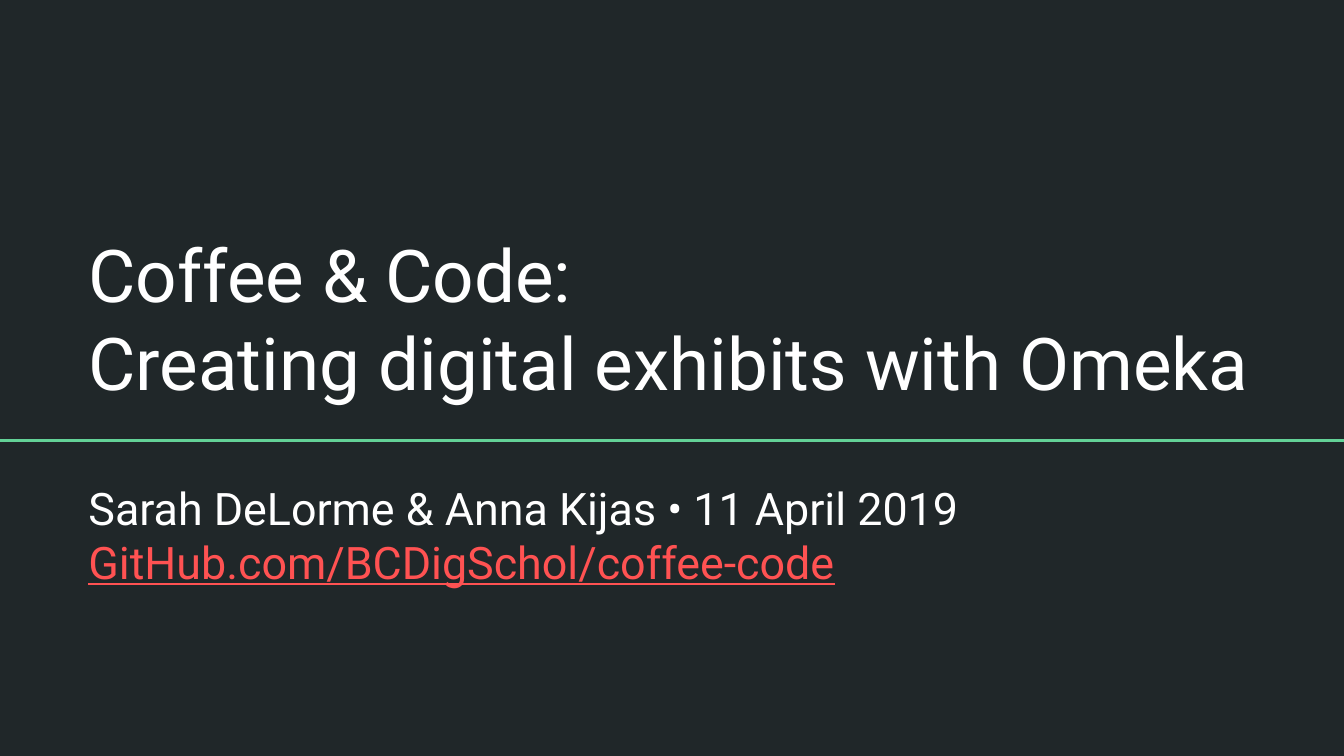
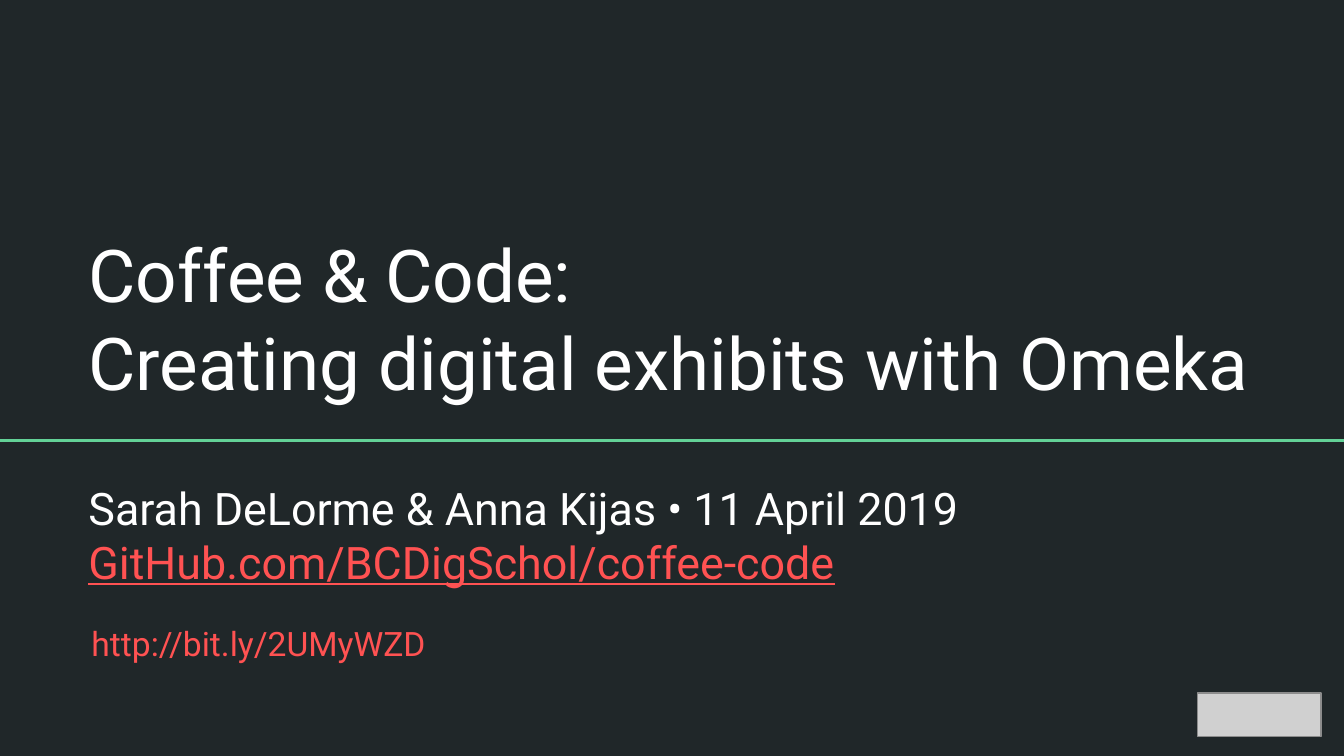
Before and after one commit to BCDigSchol/coffee-code, a slide deck: slide 1 of Omeka/Omeka-2019/2019-Coffee & Code_ Creating digital exhibits with Omeka.pptx. Drawn at 1344x756 pixels with LibreOffice and Linux fonts; fonts in the diff are those of the drawing; grey boxes stand for pictures. Boxes give left, top, right and bottom in pixels: in the first picture for what was removed or moved away, otherwise in the second. Text is boxed around its words. In the diff, an @@ line names an element or a change of style, - is before the commit and + after.

```diff
--- a/Omeka/Omeka-2019/2019-Coffee & Code_ Creating digital exhibits with Omeka.pptx
+++ b/Omeka/Omeka-2019/2019-Coffee & Code_ Creating digital exhibits with Omeka.pptx
@@ text added at (91, 630, 425, 663), 18 pt, text #FF5252 @@
+http://bit.ly/2UMyWZD
@@ picture added at (1198, 694, 1321, 737) @@
```
Also in this commit, not shown: 1 other file.
